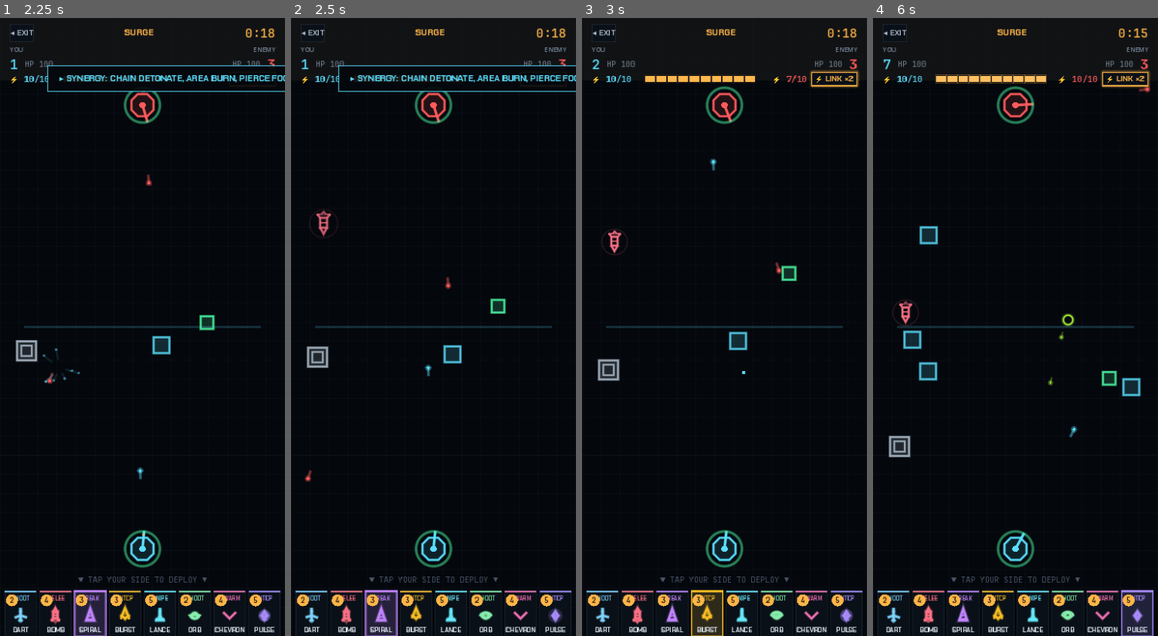
Above: before the commit, frames 1-4 (left to right).
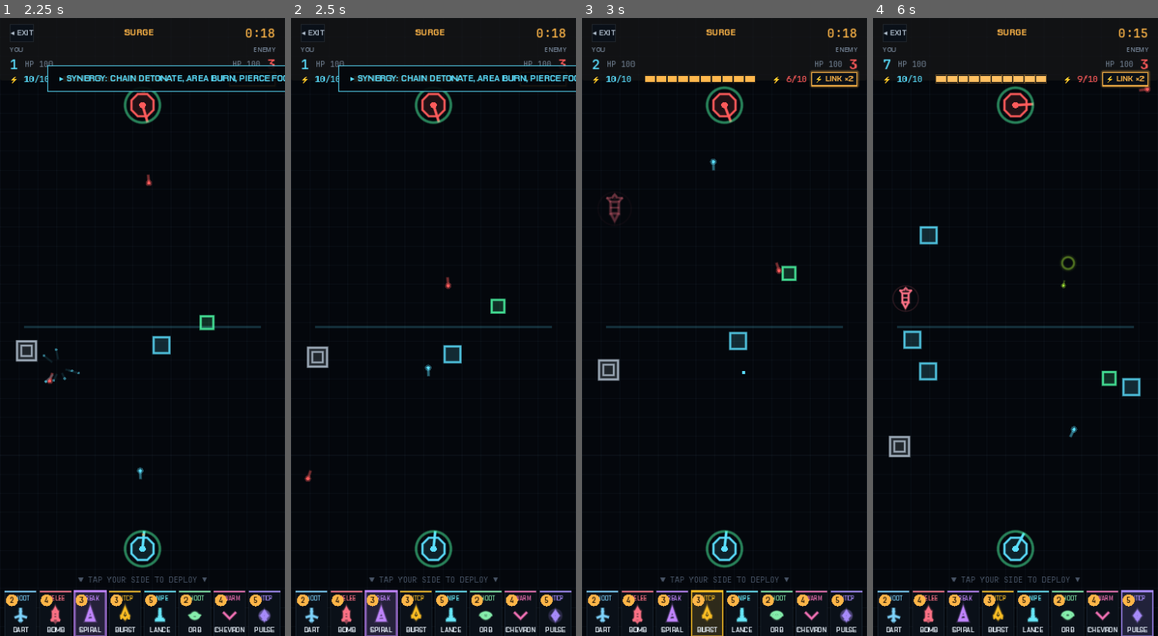
Above: after the commit, the same moments.

Repository: Catalyst86/battle-vector
Game: Godot game, scene res://scenes/match/volley/match_volley.tscn
The game is run twice, just before and just after one commit, with the same random seed, the same clock (stepped at 60 frames per second) and the same inputs. This scene is started directly instead of the project's main scene.
Inputs (mouse positions are in pixels of both pictures, inside the frame that each line leads up to):
- Up to frame 1 (2.25 s): tap A at 0.5 s; move the mouse to (19, 611) at 0.52 s; click (19, 611) at 0.67 s; move the mouse to (54, 611) at 1.27 s; click (54, 611) at 1.42 s; move the mouse to (91, 611) at 2.02 s; click (91, 611) at 2.17 s
- Up to frame 2 (2.5 s): no input
- Up to frame 3 (3 s): move the mouse to (707, 611) at 2.77 s; click (707, 611) at 2.92 s
- Up to frame 4 (6 s): move the mouse to (1032, 611) at 3.52 s; click (1032, 611) at 3.67 s; move the mouse to (1066, 611) at 4.27 s; click (1066, 611) at 4.42 s; move the mouse to (1103, 611) at 5.02 s; click (1103, 611) at 5.17 s; move the mouse to (1138, 611) at 5.77 s; click (1138, 611) at 5.92 s

Frame 1 is identical in both runs. In frame 2, 0.1% of the frame differs, in the area x 6-17%, y 31-36%; in frame 3, 0.3%; in frame 4, 0.5%, in the area x 6-79%, y 9-60%.

Commit message:
feat(flow+bots): classic OT 2× regen, bot save-for-heavy, tier-1 warmup
Three audit findings, one commit — all in match controllers.

H2 — classic OVERTIME now doubles mana regen. Audit Pass 6.3 /
benchmark §Match Structure: OT should accelerate resource generation
to break stall. Previously classic OT ran at normal regen so a
60s overtime often felt like "more of the same." Volley already had
its own OT lever (the Rift); classic gets the blunt version.

  - regen_mult = 2.0 during Phase.OVERTIME in match.gd:_process
  - SURGE still gets its 2× via cfg.surge_mana_regen_mult

M2 — bots occasionally save mana for a heavy card. Both classic and
volley `_bot_try_spawn`:

  - scan the bot's deck for the highest-cost card ≥ 6 mana
  - if the bot is currently under that threshold, 30% chance to
    skip the tick and accumulate

Makes opening cadence less robotic; players can't rely on "bot
always spawns at 3 mana" reads. Still spends at the configured
interval when no heavy is in hand, so low-cost decks aren't affected.

H3 — tier-1 bot warmup. `_make_bot_from_persona` in both controllers
now checks `PlayerProfile.data.wins + losses + draws` and, if the
player has played fewer than 3 non-tutorial matches, drops enemy
bot aggression to 0.4 regardless of persona. Matches the 60-70%
first-10-match win rate benchmark for new-player retention.

Ally bots in 2V2 keep persona aggression since they help the player.
Tutorial matches skipped from the count (they don't call this path).
Once the player has 3 real matches done, the warmup auto-expires
and standard persona aggression resumes.

Diff:
--- a/vector/scripts/match/match.gd
+++ b/vector/scripts/match/match.gd
@@ -358,6 +358,13 @@
 	b.aggression = float(persona.get("aggression", 0.75))
 	b.favour_roles = persona.get("favour_roles", [])
 	b.display_name = String(persona.get("name", "BOT"))
+	# Audit H3 — tier-1 warmup. New players (< 3 non-tutorial matches) get
+	# an easier enemy bot so the tutorial-to-ranked cliff doesn't bite.
+	# Ally bots in 2V2 keep persona aggression (they help the player).
+	if enemy and PlayerProfile != null and PlayerProfile.data != null:
+		var played: int = PlayerProfile.data.wins + PlayerProfile.data.losses + PlayerProfile.data.draws
+		if played < 3:
+			b.aggression = 0.4
 	return b
 
 func _process(delta: float) -> void:
@@ -376,8 +383,13 @@
 		return
 	var cfg := GameConfig.data
 	# SURGE multiplies mana regen for both player and bots — feels like the
-	# match is "hot" from second one rather than a slow ramp.
-	var regen_mult: float = cfg.surge_mana_regen_mult if phase == Phase.SURGE else 1.0
+	# match is "hot" from second one rather than a slow ramp. OVERTIME
+	# doubles too (audit H2) so the comeback window has real pressure.
+	var regen_mult: float = 1.0
+	if phase == Phase.SURGE:
+		regen_mult = cfg.surge_mana_regen_mult
+	elif phase == Phase.OVERTIME:
+		regen_mult = 2.0
 	_mana = minf(_mana + cfg.mana_regen_per_sec * delta * regen_mult, float(cfg.mana_max))
 	for b in _bots:
 		# Aggressive personas regenerate + act faster. Multiplier range 0.7–1.3.
@@ -848,10 +860,21 @@
 		return
 	var cfg := GameConfig.data
 	var affordable: Array[CardData] = []
+	var heavy_cost: int = 0
 	for c in b.deck_cards:
-		if c != null and c.cost <= int(b.mana):
+		if c == null:
+			continue
+		if c.cost <= int(b.mana):
 			affordable.append(c)
+		if c.cost >= 6 and c.cost > heavy_cost:
+			heavy_cost = c.cost
 	if affordable.is_empty():
+		return
+	# Audit M2 — bot occasionally saves mana for a heavy play instead of
+	# spamming cheap units. 30% skip when under the heavy threshold. Makes
+	# openings feel less predictable; at higher aggression the bot still
+	# spawns often enough that saving doesn't cripple pressure.
+	if heavy_cost > 0 and int(b.mana) < heavy_cost and randf() < 0.30:
 		return
 	# Prefer cards whose role isn't in recent history, AND lean toward the
 	# persona's favoured roles. Fresh-role set filters by "haven't used in
--- a/vector/scripts/match/volley/match_volley.gd
+++ b/vector/scripts/match/volley/match_volley.gd
@@ -253,6 +253,12 @@
 	b.aggression = float(persona.get("aggression", 0.75))
 	b.favour_roles = persona.get("favour_roles", [])
 	b.display_name = String(persona.get("name", "BOT"))
+	# Audit H3 — tier-1 warmup for new players. Applies only to enemy bots
+	# so 2V2 ally bots still play at persona pace.
+	if enemy and PlayerProfile != null and PlayerProfile.data != null:
+		var played: int = PlayerProfile.data.wins + PlayerProfile.data.losses + PlayerProfile.data.draws
+		if played < 3:
+			b.aggression = 0.4
 	return b
 
 ## Bot deploy tick. Picks an affordable card, biases toward recent-role
@@ -261,10 +267,18 @@
 	if b.deck_cards.is_empty() or phase == Phase.OVER:
 		return
 	var affordable: Array[CardData] = []
+	var heavy_cost: int = 0
 	for c in b.deck_cards:
-		if c != null and c.cost <= int(b.mana):
+		if c == null:
+			continue
+		if c.cost <= int(b.mana):
 			affordable.append(c)
+		if c.cost >= 6 and c.cost > heavy_cost:
+			heavy_cost = c.cost
 	if affordable.is_empty():
+		return
+	# Audit M2 — occasional save for a heavy play instead of cheap spam.
+	if heavy_cost > 0 and int(b.mana) < heavy_cost and randf() < 0.30:
 		return
 	var fresh: Array[CardData] = []
 	for c in affordable:
